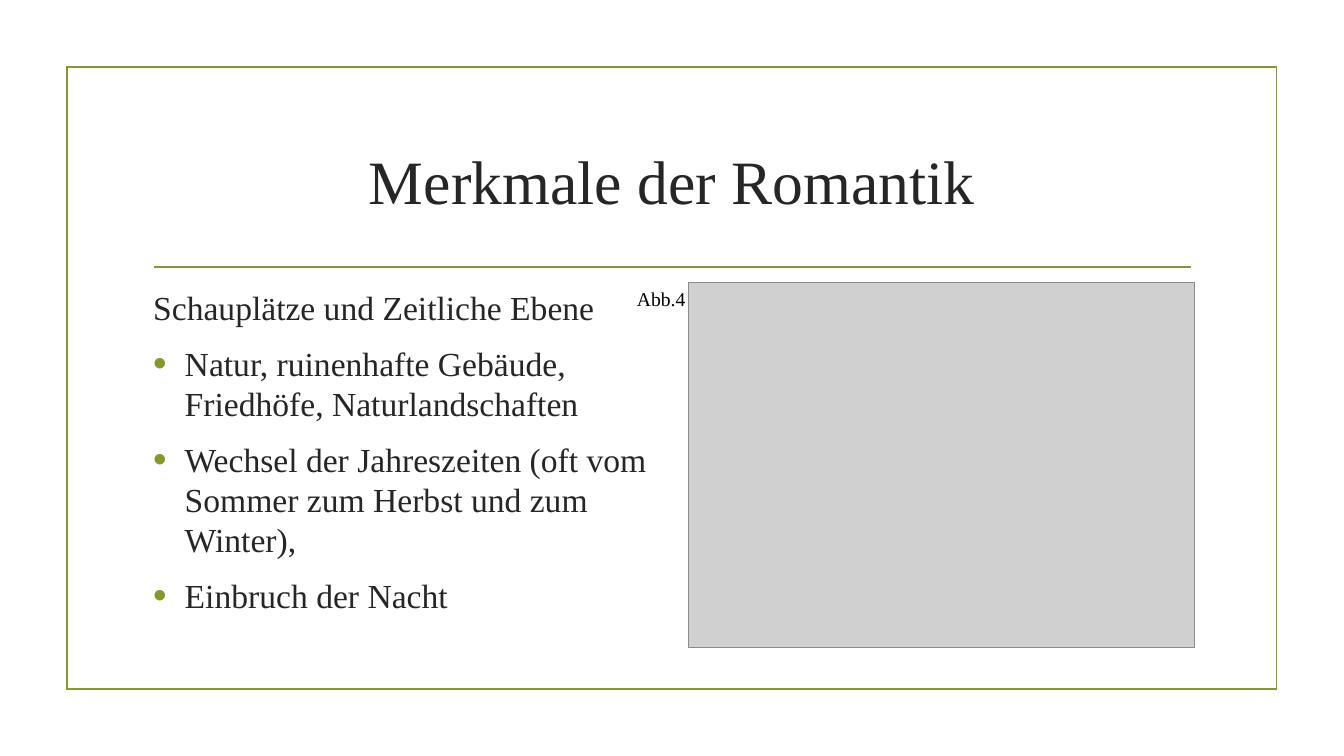
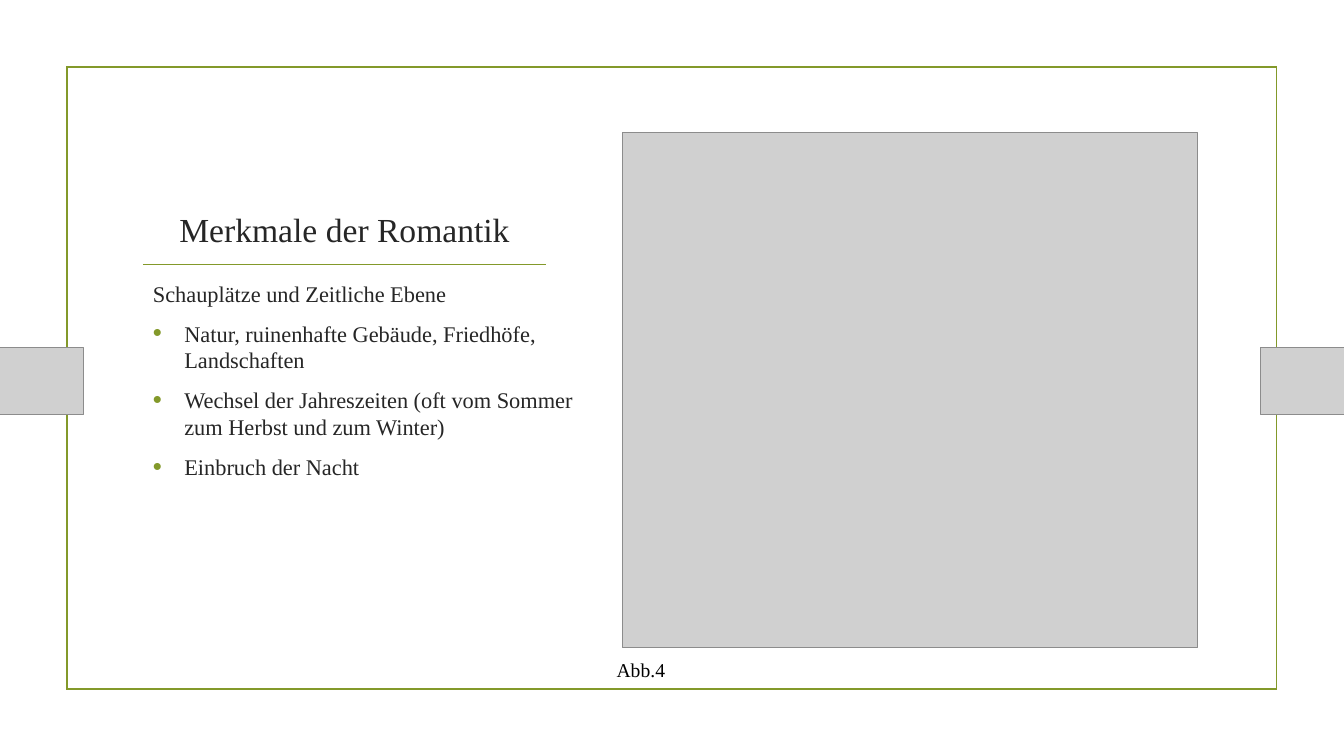
Before and after one commit to AkazeX/Schule, a slide deck: slide 7 of BM/Deutsch/Romantik/Romantik.pptx. Drawn at 1344x756 pixels with LibreOffice and Linux fonts; fonts in the diff are those of the drawing; grey boxes stand for pictures; background and template pictures are left out. Boxes give left, top, right and bottom in pixels: in the first picture for what was removed or moved away, otherwise in the second. Text is boxed around its words. In the diff, an @@ line names an element or a change of style, - is before the commit and + after.

Commit message:
Romantik Vortrag

```diff
--- a/BM/Deutsch/Romantik/Romantik.pptx
+++ b/BM/Deutsch/Romantik/Romantik.pptx
@@ rectangle added at <box>0,0,1344,756</box>, fill #FFFFFF @@
@@ rectangle removed at <box>67,68,1276,690</box> @@
@@ rectangle added at <box>67,68,1276,690</box>, outline #83992A 1.25 pt @@
@@ title "Merkmale der Romantik" at <box>179,218,509,243</box>: size 44 to 24 pt; vertical alignment middle to bottom @@
@@ picture: place and size @@
-picture at <box>689,282,1195,647</box>
+picture at <box>622,133,1198,648</box>
@@ line added from (143, 265) to (546, 265), #83992A 1.25 pt @@
@@ line removed from (154, 267) to (1191, 267) @@
@@ text "Schauplätze und Zeitliche Ebene": place and size @@
-text "Schauplätze und Zeitliche Ebene" at <box>153,296,647,609</box>
+text "Schauplätze und Zeitliche Ebene" at <box>153,286,573,476</box>
@@ text at <box>153,286,446,476</box>: size 24 to 16 pt in "Schauplätze und Zeitliche Ebene", "Einbruch der Nacht"; less space between paragraphs @@
@@ text at <box>184,326,573,440</box>: text changed; size 24 to 16 pt @@
-• Natur, ruinenhafte Gebäude, Friedhöfe, Naturlandschaften
-• Wechsel der Jahreszeiten (oft vom Sommer zum Herbst und zum Winter),
+• Natur, ruinenhafte Gebäude, Friedhöfe, Landschaften
+• Wechsel der Jahreszeiten (oft vom Sommer zum Herbst und zum Winter)
@@ picture added at <box>0,348,84,414</box> @@
@@ picture added at <box>1261,348,1344,414</box> @@
@@ text "Abb.4": place and size @@
-text "Abb.4" at <box>637,292,685,307</box>
+text "Abb.4" at <box>617,663,665,678</box>
```
Also in this commit, not shown: 7 other slides changed, 2 slides added, 1 slide removed, 5 other files.
